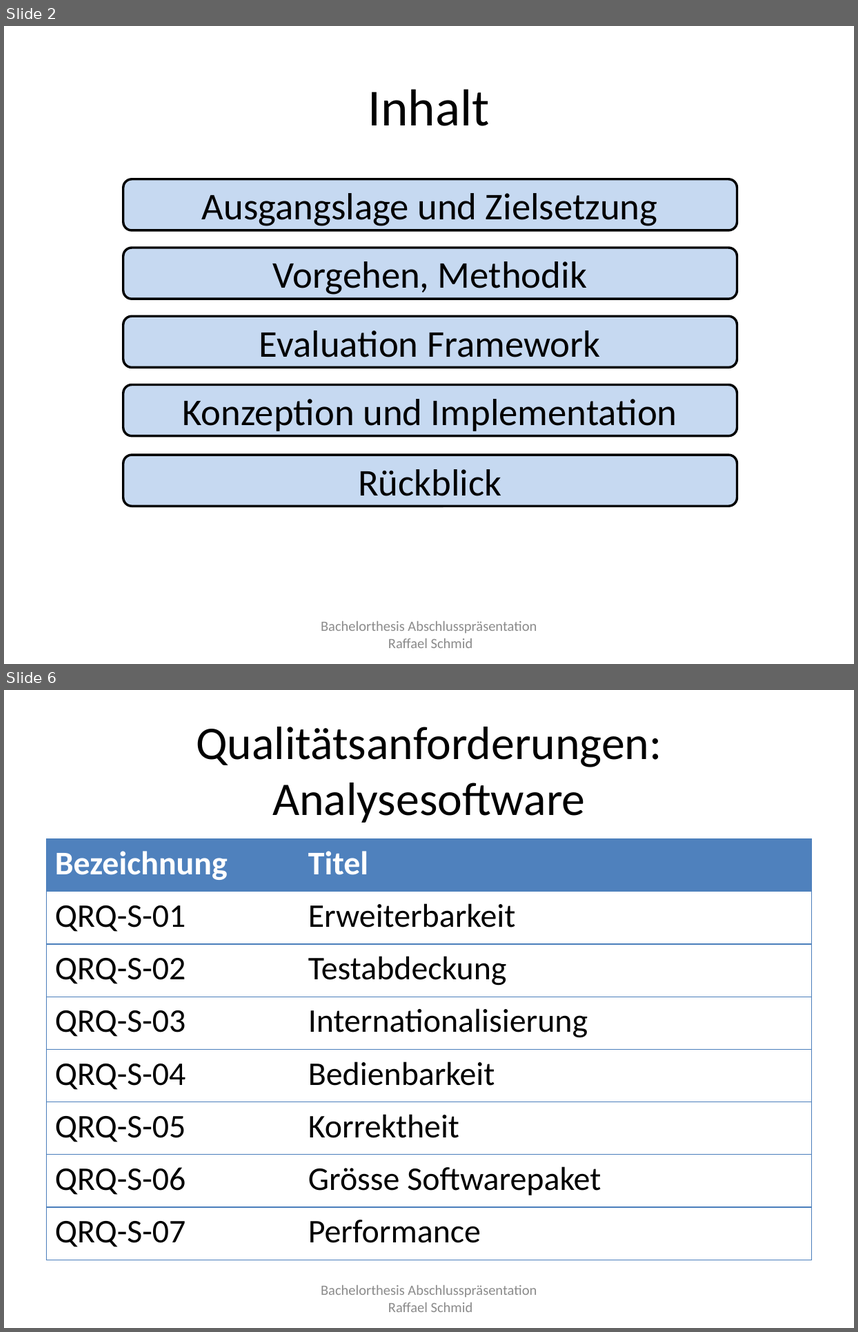
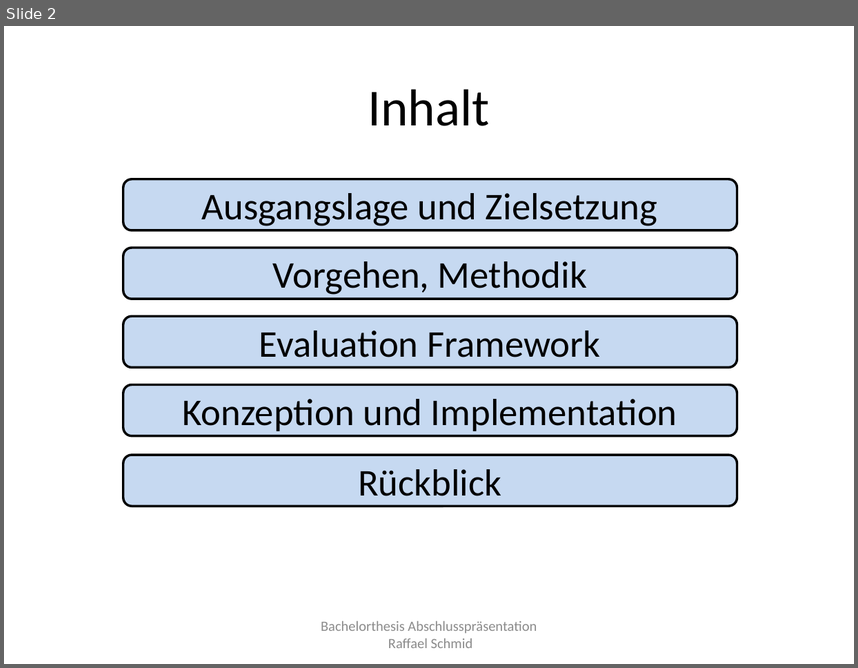
Before and after one commit to raffaelschmid/bachelorthesis, a slide deck: Dokumentation/Abschlusspraesentation/rschmid_bachelorthesis_abschlusspraesentation.pptx. Shown one above the other, each under a label of ours: slides 2 and 6 before the commit, slide 2 after it; the slides between them are not shown. The pictures are 858x1332 and 858x668 pixels, drawn with LibreOffice and Linux fonts; fonts in the diff are those of the drawing. Boxes give left, top, right and bottom in pixels: in the first picture for what was removed or moved away, otherwise in the second. Text is boxed around its words. In the diff, an @@ line names an element or a change of style, - is before the commit and + after.

```diff
--- a/Dokumentation/Abschlusspraesentation/rschmid_bachelorthesis_abschlusspraesentation.pptx
+++ b/Dokumentation/Abschlusspraesentation/rschmid_bachelorthesis_abschlusspraesentation.pptx
@@ slide 6 removed at bbox=[4, 690, 854, 1328], background #FFFFFF @@
@@ title removed at bbox=[196, 727, 662, 822] @@
-Qualitätsanforderungen:
-Analysesoftware
@@ table removed at bbox=[47, 839, 811, 1259], 8 rows, 2 columns @@
-Bezeichnung | Titel
-QRQ-S-01 | Erweiterbarkeit
-QRQ-S-02 | Testabdeckung
-QRQ-S-03 | Internationalisierung
-QRQ-S-04 | Bedienbarkeit
-QRQ-S-05 | Korrektheit
-QRQ-S-06 | Grösse Softwarepaket
-QRQ-S-07 | Performance
@@ text removed at bbox=[321, 1285, 537, 1312] @@
-Bachelorthesis Abschlusspräsentation
-Raffael Schmid
```
Also in this commit, not shown: 10 slides changed, 2 slides added, 2 other slides removed, 4 other files.
